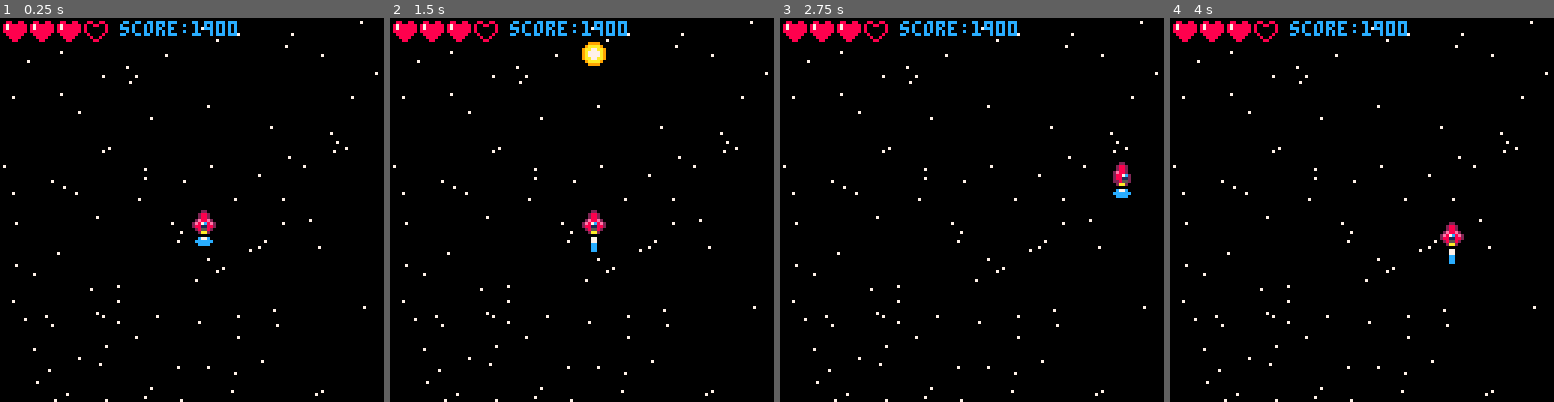
Above: before the commit, frames 1-4 (left to right).
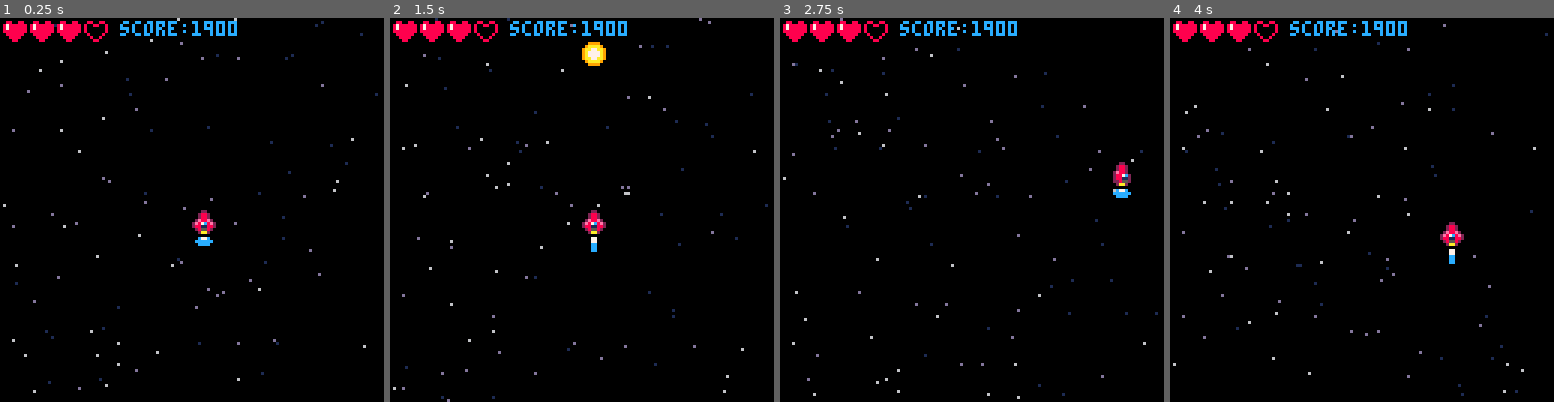
Above: after the commit, the same moments.

Repository: alexlazarovski/pico-8-shmup-tutorial
Game: PICO-8 cartridge shmup.p8
Same seed, same stepped clock (60 frames per second), same inputs: the game is played once before the commit and once after it.
Inputs:
- Up to frame 1 (0.25 s): no input
- Up to frame 2 (1.5 s): tap X (X key) at 0.33, 1.07 s
- Up to frame 3 (2.75 s): hold Right 1.6-2.1 s; tap X (X key) at 1.85 s; hold Up 2.15-2.42 s; hold Right from 2.47 s (still down)
- Up to frame 4 (4 s): tap X (X key) at 2.97 s; release Right at 3.03 s; hold Left 3.08-3.58 s; hold Down 3.63-3.97 s

The runs differ from the first frame. In frame 1, 1.2% of the frame differs, in the area x 0-99%, y 0-100%; in frame 2, 1.1%; in frame 3, 1.2%; in frame 4, 1.2%.

Commit message:
lesson 8 animated stars

Diff:
--- a/shmup.p8
+++ b/shmup.p8
@@ -24,10 +24,12 @@
  lives=3
  starx={}
  stary={}
+ stars={}
 
  for i=1,100 do
   add(starx,flr(rnd(128)))
   add(stary,flr(rnd(128)))
+  add(stars, rnd(1.5)+0.5)
  end
 
 end
@@ -95,6 +97,8 @@
 	 shipy=120
 	end
 
+	animatestars()
+
 end
 
 function _draw()
@@ -137,14 +141,28 @@
 
 -->8
 function starfield()
+ for i=1,#starx do
+  local scolor=6
+  if stars[i]<1 then
+   scolor=1
+  elseif stars[i]<1.5 then
+   scolor=13
+  end
+  pset(starx[i],stary[i],scolor)
+ end
+end
 
- for i=1,#starx do
-  pset(
-   starx[i],
-   stary[i],
-   7)
- end
-
+function animatestars()
+ --animate background
+	for i=1,#stary do
+	 local sy=stary[i]
+	 local ss=stars[i]
+	 sy=sy+ss
+	 if stary[i]>128 then
+	  sy=0
+	 end
+	 stary[i] = sy
+	end
 end
 __gfx__
 00000000000220000002200000022000000000000000000000000000000000000000000000000000000000000000000008800880088008800000000000000000
